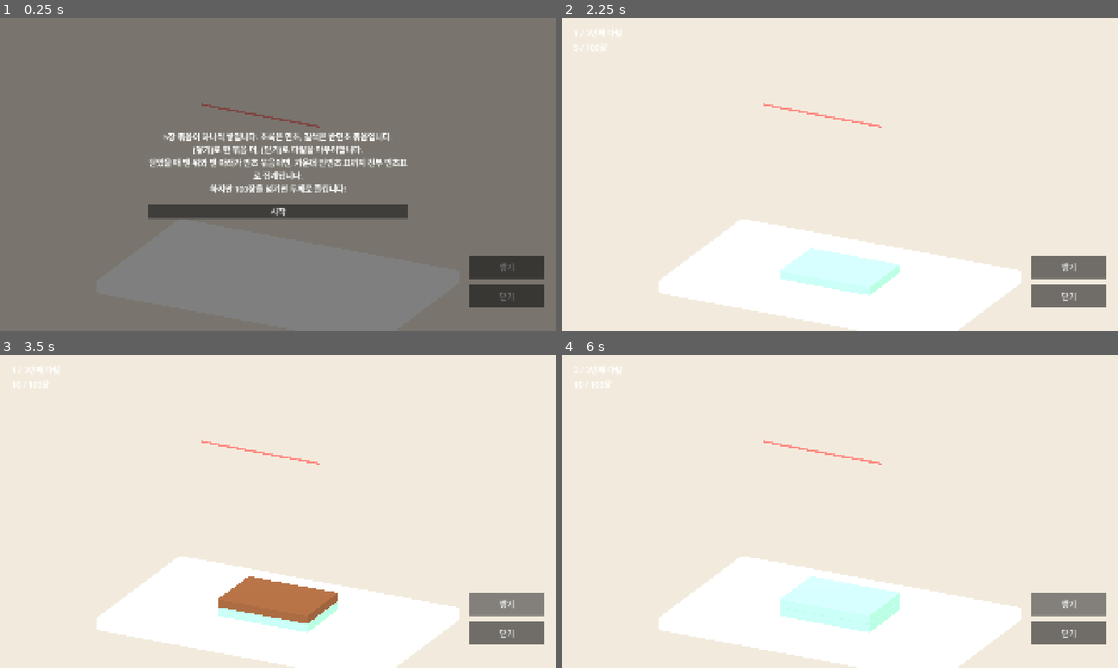
Above: before the commit, frames 1-4 (two rows, left to right).
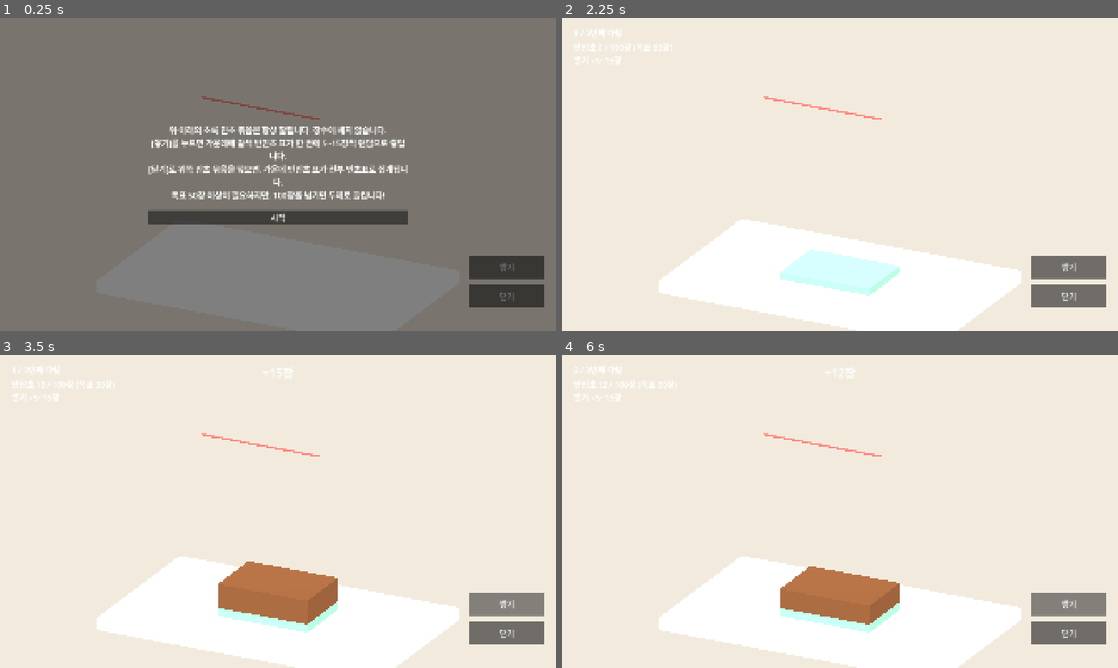
Above: after the commit, the same moments.

Repository: hahaha13791/mincho-game
Game: Godot game, scene res://minigames/sandwich_ballot/sandwich_ballot.tscn
Two runs of this game, one before a commit and one after it. Both use one fixed random seed, a clock stepped at 60 frames per second and the inputs below. This scene is started directly instead of the project's main scene.
Inputs (mouse positions are in pixels of both pictures, inside the frame that each line leads up to):
- Up to frame 1 (0.25 s): no input
- Up to frame 2 (2.25 s): click "쌓기" at 0.5 s; click "닫기" at 1.25 s; click "시작" at 2 s
- Up to frame 3 (3.5 s): click "쌓기" at 2.75 s
- Up to frame 4 (6 s): click "닫기" at 3.5 s; tap Enter at 4.25 s; move the mouse to (962, 495) at 4.27 s; click (962, 495) at 4.42 s; tap Space at 5 s; move the mouse to (728, 527) at 5.02 s; click (728, 527) at 5.17 s; click "쌓기" at 5.75 s

The runs differ from the first frame. In frame 1, 7.3% of the frame differs, in the area x 26-74%, y 24-66%; in frame 2, 0.5%; in frame 3, 1.7%; in frame 4, 3.2%.

Commit message:
feat(minigames/sandwich_ballot): 민초 묶음 확정, 반민초 표는 공개 범위 랜덤으로 쌓기
- 위·아래 민초 묶음은 항상 깔리고 장수에 세지 않음
- 쌓기마다 반민초 표가 add_min~add_max장 랜덤으로 늘고, 이 범위를 화면과 튜토리얼에 표시
- 가운데 반민초 표만 세어 100장 초과 시 버스트, 목표 장수 미달은 실패

Co-Authored-By: Claude Sonnet 5.5 <noreply@anthropic.com>

Diff:
--- a/minigames/sandwich_ballot/sandwich_ballot.gd
+++ b/minigames/sandwich_ballot/sandwich_ballot.gd
@@ -1,16 +1,17 @@
 extends Node3D
-## 샌드위치표(id: sandwich_ballot). 5장 묶음을 하나씩 쌓을지(히트) 닫을지(스탠드) 고른다.
-## 닫은 다발의 맨 위·맨 아래 묶음이 민초면 가운데 반민초 표가 전부 민초로 집계된다. 100장을 넘기면 버스트.
+## 샌드위치표(id: sandwich_ballot). 위·아래는 확정된 민초 묶음이고, 가운데에 반민초 표를 쌓을지(히트) 닫을지(스탠드) 고른다.
+## 쌓기마다 정해진 범위(공개)의 랜덤 장수가 늘고, 가운데 반민초 표가 100장을 넘기면 버스트. 민초 묶음은 장수에 안 센다.
 
 enum State { TUTORIAL, PLAYING, BETWEEN, ENDED }
 
 const PALETTE: Palette = preload("res://common/style/palette.tres")
 const CONFIG: SandwichConfig = preload("res://minigames/sandwich_ballot/sandwich_config.tres")
 const FLOOR_Y: float = -3.0
-const BUNDLE_H: float = 0.3 # 5장 한 묶음의 높이. 100장 = 6.0
-const BUNDLE_SIZE: Vector3 = Vector3(3.2, 0.27, 2.2) # 높이보다 살짝 얇게 해 묶음 사이 틈을 낸다
+const SHEET_H: float = 0.06 # 표 한 장의 높이. 100장 = 6.0
+const BREAD_H: float = 0.25 # 위·아래 민초 묶음 높이 (장수에 안 셈)
+const BUNDLE_XZ: Vector2 = Vector2(3.2, 2.2)
 const BETWEEN_TIME: float = 1.6
-const TUTORIAL_TEXT: String = "5장 묶음이 하나씩 쌓입니다. 초록은 민초, 갈색은 반민초 묶음입니다.\n[쌓기]로 한 묶음 더, [닫기]로 다발을 마무리합니다.\n닫았을 때 맨 위와 맨 아래가 민초 묶음이면, 가운데 반민초 표까지 전부 민초표로 집계됩니다.\n하지만 100장을 넘기면 두께로 들킵니다!"
+const TUTORIAL_TEXT: String = "위·아래의 초록 민초 묶음은 항상 깔립니다. 장수에 세지 않습니다.\n[쌓기]를 누르면 가운데에 갈색 반민초 표가 한 번에 %d~%d장씩 랜덤으로 쌓입니다.\n[닫기]로 위쪽 민초 묶음을 덮으면, 가운데 반민초 표가 전부 민초표로 집계됩니다.\n목표 %d장 이상이 필요하지만, %d장을 넘기면 두께로 들킵니다!"
 
 @export var id: StringName = &"sandwich_ballot"
 
@@ -18,7 +19,8 @@
 var _round: int = 0
 var _successes: int = 0
 var _min_sheets: int = 1 << 30
-var _bundles: Array[bool] = [] # 아래→위, true = 민초
+var _sheets: int = 0 # 가운데 반민초 표 장수
+var _top_y: float # 다음 묶음이 놓일 아래 면 높이
 var _action: Callable
 
 @onready var _camera: Camera3D = $Camera3D
@@ -38,7 +40,7 @@
 	_action_button.pressed.connect(func() -> void: _action.call())
 	_hit_button.pressed.connect(_on_hit)
 	_stand_button.pressed.connect(_on_stand)
-	_show_overlay(TUTORIAL_TEXT, "시작", _start)
+	_show_overlay(TUTORIAL_TEXT % [CONFIG.add_min, CONFIG.add_max, CONFIG.gain_target, CONFIG.bust_limit], "시작", _start)
 
 
 func _start() -> void:
@@ -49,10 +51,11 @@
 
 func _next_round() -> void:
 	_round += 1
-	_bundles.clear()
+	_sheets = 0
+	_top_y = FLOOR_Y
 	for c in _stack.get_children():
 		c.queue_free()
-	_push(true) # 맨 아래는 항상 민초 묶음
+	_push(BREAD_H, PALETTE.mincho) # 맨 아래는 확정된 민초 묶음
 	$HUD/RoundLabel.text = "%d / %d번째 다발" % [_round, CONFIG.rounds]
 	_hint.text = ""
 	_state = State.PLAYING
@@ -62,24 +65,25 @@
 func _on_hit() -> void:
 	if _state != State.PLAYING:
 		return
-	_push(randf() < CONFIG.mincho_ratio)
+	var add: int = randi_range(CONFIG.add_min, CONFIG.add_max)
+	_sheets += add
+	_push(add * SHEET_H, PALETTE.anti_mincho)
+	_hint.text = "+%d장" % add
 	_refresh()
-	if _sheets() > CONFIG.bust_limit:
-		_end_round(false, "%d장! 두께로 들켰다." % _sheets())
+	if _sheets > CONFIG.bust_limit:
+		_end_round(false, "%d장! 두께로 들켰다." % _sheets)
 
 
 func _on_stand() -> void:
 	if _state != State.PLAYING:
 		return
-	var sheets: int = _sheets()
-	match SandwichRules.evaluate(_bundles, CONFIG.sheets_per_bundle, CONFIG.bust_limit, CONFIG.gain_target):
+	_push(BREAD_H, PALETTE.mincho) # 위 민초 묶음도 확정
+	match SandwichRules.evaluate(_sheets, CONFIG.bust_limit, CONFIG.gain_target):
 		SandwichRules.Outcome.OK:
-			_min_sheets = mini(_min_sheets, sheets)
-			_end_round(true, "%d장이 민초표로 집계됐다." % SandwichRules.gain(_bundles, CONFIG.sheets_per_bundle))
-		SandwichRules.Outcome.BAD_ENDS:
-			_end_round(false, "맨 위에 반민초 표가 있다. 그대로 집계됐다.")
+			_min_sheets = mini(_min_sheets, _sheets)
+			_end_round(true, "%d장이 민초표로 집계됐다." % _sheets)
 		_:
-			_end_round(false, "바꾼 표가 너무 적다. 헛수고였다.")
+			_end_round(false, "바꾼 표가 %d장뿐이다. 헛수고였다." % _sheets)
 
 
 func _end_round(ok: bool, msg: String) -> void:
@@ -112,12 +116,8 @@
 	ResultScreen.open(self, rank, msg, before)
 
 
-func _sheets() -> int:
-	return _bundles.size() * CONFIG.sheets_per_bundle
-
-
 func _refresh() -> void:
-	$HUD/SheetLabel.text = "%d / %d장" % [_sheets(), CONFIG.bust_limit]
+	$HUD/SheetLabel.text = "반민초 %d / %d장 (목표 %d장)\n쌓기 +%d~%d장" % [_sheets, CONFIG.bust_limit, CONFIG.gain_target, CONFIG.add_min, CONFIG.add_max]
 	var playing: bool = _state == State.PLAYING
 	_hit_button.disabled = not playing
 	_stand_button.disabled = not playing
@@ -132,10 +132,10 @@
 
 # --- 화면 ---
 
-func _push(is_mincho: bool) -> void:
-	var y: float = FLOOR_Y + BUNDLE_H * (_bundles.size() + 0.5)
-	_bundles.append(is_mincho)
-	var m: MeshInstance3D = _box(BUNDLE_SIZE, PALETTE.mincho if is_mincho else PALETTE.anti_mincho)
+func _push(height: float, color: Color) -> void:
+	var m: MeshInstance3D = _box(Vector3(BUNDLE_XZ.x, height * 0.9, BUNDLE_XZ.y), color) # 살짝 얇게 해 묶음 사이 틈을 낸다
+	var y: float = _top_y + height / 2.0
+	_top_y += height
 	m.position = Vector3(0.0, y + 3.0, 0.0)
 	_stack.add_child(m)
 	create_tween().tween_property(m, "position:y", y, 0.15)
@@ -168,7 +168,7 @@
 	table.position.y = FLOOR_Y - 0.2
 	add_child(table)
 
-	# 100장 선. 넘기면 버스트
+	# 반민초 표 100장 선. 넘기면 버스트
 	var line: MeshInstance3D = _box(Vector3(4.2, 0.05, 0.05), PALETTE.danger)
-	line.position = Vector3(0.0, FLOOR_Y + CONFIG.bust_limit / float(CONFIG.sheets_per_bundle) * BUNDLE_H, 1.3)
+	line.position = Vector3(0.0, FLOOR_Y + BREAD_H + CONFIG.bust_limit * SHEET_H, 1.3)
 	add_child(line)
--- a/minigames/sandwich_ballot/sandwich_ballot.tscn
+++ b/minigames/sandwich_ballot/sandwich_ballot.tscn
@@ -29,7 +29,7 @@
 offset_left = 40.0
 offset_top = 80.0
 offset_right = 400.0
-offset_bottom = 130.0
+offset_bottom = 200.0
 
 [node name="HintLabel" type="Label" parent="HUD"]
 anchors_preset = 5
--- a/minigames/sandwich_ballot/sandwich_config.gd
+++ b/minigames/sandwich_ballot/sandwich_config.gd
@@ -4,8 +4,8 @@
 
 @export var rounds: int = 3 ## 만드는 다발 수
 @export var need_success: int = 2 ## 이 수 이상 성공해야 미션성공 이상
-@export var sheets_per_bundle: int = 5
-@export var bust_limit: int = 100 ## 이 장수를 넘기면 버스트
-@export var mincho_ratio: float = 0.3 ## 새 묶음이 민초일 확률
-@export var gain_target: int = 30 ## 다발 하나가 성공하려면 민초로 바뀌는 반민초 표가 이만큼 필요
-@export var perfect_sheets: int = 80 ## 모든 다발이 성공하고 전부 이 장수 이상이면 완전범죄
+@export var add_min: int = 5 ## 쌓기 한 번에 반민초 표가 늘어나는 장수 범위 (화면에 공개)
+@export var add_max: int = 15
+@export var bust_limit: int = 100 ## 반민초 표가 이 장수를 넘으면 버스트
+@export var gain_target: int = 50 ## 다발 하나가 성공하려면 필요한 반민초 표 장수
+@export var perfect_sheets: int = 85 ## 모든 다발이 성공하고 전부 이 장수 이상이면 완전범죄
--- a/minigames/sandwich_ballot/sandwich_rules.gd
+++ b/minigames/sandwich_ballot/sandwich_rules.gd
@@ -1,22 +1,14 @@
 class_name SandwichRules
 extends RefCounted
 
-enum Outcome { OK, BUST, BAD_ENDS, LOW_GAIN }
+enum Outcome { OK, BUST, LOW_GAIN }
 
 
-## bundles: 아래→위 순서, true = 민초 묶음. 맨 위·맨 아래가 민초일 때만 가운데 반민초 표가 민초로 바뀐다
-static func gain(bundles: Array[bool], per: int) -> int:
-	if bundles.is_empty() or not (bundles[0] and bundles[-1]):
-		return 0
-	return bundles.count(false) * per
-
-
-static func evaluate(bundles: Array[bool], per: int, bust_limit: int, gain_target: int) -> Outcome:
-	if bundles.size() * per > bust_limit:
+## sheets = 가운데에 쌓은 반민초 표 장수. 위·아래 민초 묶음은 항상 확정이고 장수에 넣지 않는다
+static func evaluate(sheets: int, bust_limit: int, gain_target: int) -> Outcome:
+	if sheets > bust_limit:
 		return Outcome.BUST
-	if bundles.is_empty() or not (bundles[0] and bundles[-1]):
-		return Outcome.BAD_ENDS
-	return Outcome.OK if gain(bundles, per) >= gain_target else Outcome.LOW_GAIN
+	return Outcome.OK if sheets >= gain_target else Outcome.LOW_GAIN
 
 
 ## successes = 성공한 다발 수, min_sheets = 성공한 다발 중 가장 얇았던 장수
--- a/minigames/sandwich_ballot/test_rules.gd
+++ b/minigames/sandwich_ballot/test_rules.gd
@@ -11,24 +11,14 @@
 
 
 func _init() -> void:
-	var ok: Array[bool] = [true, false, false, false, true]
-	var bad_top: Array[bool] = [true, false, false]
-	var thin: Array[bool] = [true, false, true]
-	var fat: Array[bool] = []
-	fat.resize(21)
-	fat.fill(false)
-	fat[0] = true
-	fat[-1] = true
-	_check(SandwichRules.gain(ok, 5) == 15, "가운데 반민초 3묶음 = 15장")
-	_check(SandwichRules.gain(bad_top, 5) == 0, "맨 위가 반민초면 이득 0")
-	_check(SandwichRules.evaluate(ok, 5, 100, 10) == SandwichRules.Outcome.OK, "정상 닫기")
-	_check(SandwichRules.evaluate(bad_top, 5, 100, 10) == SandwichRules.Outcome.BAD_ENDS, "맨 위 반민초")
-	_check(SandwichRules.evaluate(thin, 5, 100, 10) == SandwichRules.Outcome.LOW_GAIN, "이득 부족")
-	_check(SandwichRules.evaluate(fat, 5, 100, 10) == SandwichRules.Outcome.BUST, "100장 초과는 버스트")
-	_check(SandwichRules.judge(1, 3, 2, 90, 80) == Grade.Rank.CAUGHT, "성공 수 미달은 적발")
-	_check(SandwichRules.judge(3, 3, 2, 85, 80) == Grade.Rank.PERFECT, "전부 성공+두툼하면 완전범죄")
-	_check(SandwichRules.judge(3, 3, 2, 60, 80) == Grade.Rank.SUCCESS, "얇은 다발이 있으면 미션성공")
-	_check(SandwichRules.judge(2, 3, 2, 95, 80) == Grade.Rank.SUCCESS, "하나 실패하면 미션성공")
+	_check(SandwichRules.evaluate(60, 100, 50) == SandwichRules.Outcome.OK, "목표 이상은 성공")
+	_check(SandwichRules.evaluate(100, 100, 50) == SandwichRules.Outcome.OK, "딱 100장은 버스트 아님")
+	_check(SandwichRules.evaluate(101, 100, 50) == SandwichRules.Outcome.BUST, "100장 초과는 버스트")
+	_check(SandwichRules.evaluate(40, 100, 50) == SandwichRules.Outcome.LOW_GAIN, "목표 미달")
+	_check(SandwichRules.judge(1, 3, 2, 90, 85) == Grade.Rank.CAUGHT, "성공 수 미달은 적발")
+	_check(SandwichRules.judge(3, 3, 2, 90, 85) == Grade.Rank.PERFECT, "전부 성공+두툼하면 완전범죄")
+	_check(SandwichRules.judge(3, 3, 2, 60, 85) == Grade.Rank.SUCCESS, "얇은 다발이 있으면 미션성공")
+	_check(SandwichRules.judge(2, 3, 2, 95, 85) == Grade.Rank.SUCCESS, "하나 실패하면 미션성공")
 
 	print("TEST OK" if _fails == 0 else "TEST FAILED: %d" % _fails)
 	quit(_fails)
